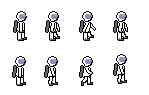
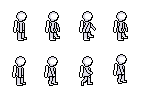
Layer changes from the first 149x95 image to the second:
hid "running 6-Kopie #1" over [114, 55, 126, 83]
hid "running 7-Kopie" over [80, 57, 92, 85]
hid "running 6-Kopie" over [45, 57, 57, 85]
hid "Running 1-Kopie #1" over [13, 57, 25, 85]
hid "running 2-Kopie #1" over [114, 12, 127, 40]
hid "running 3-Kopie" over [80, 12, 95, 40]
hid "running 2-Kopie" over [46, 12, 59, 40]
hid "jumping 1-Kopie", painted on it over [14, 12, 27, 40]
showed "Hintergrund", painted on it over [13, 12, 127, 85]
